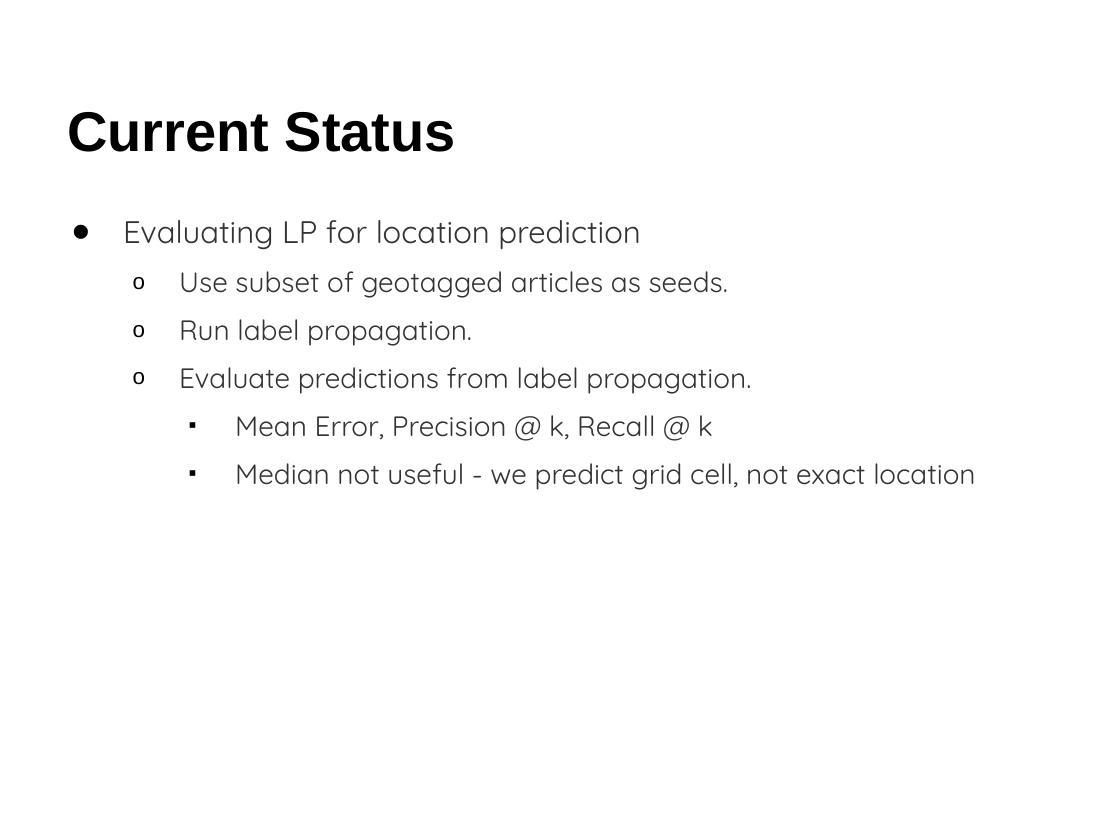
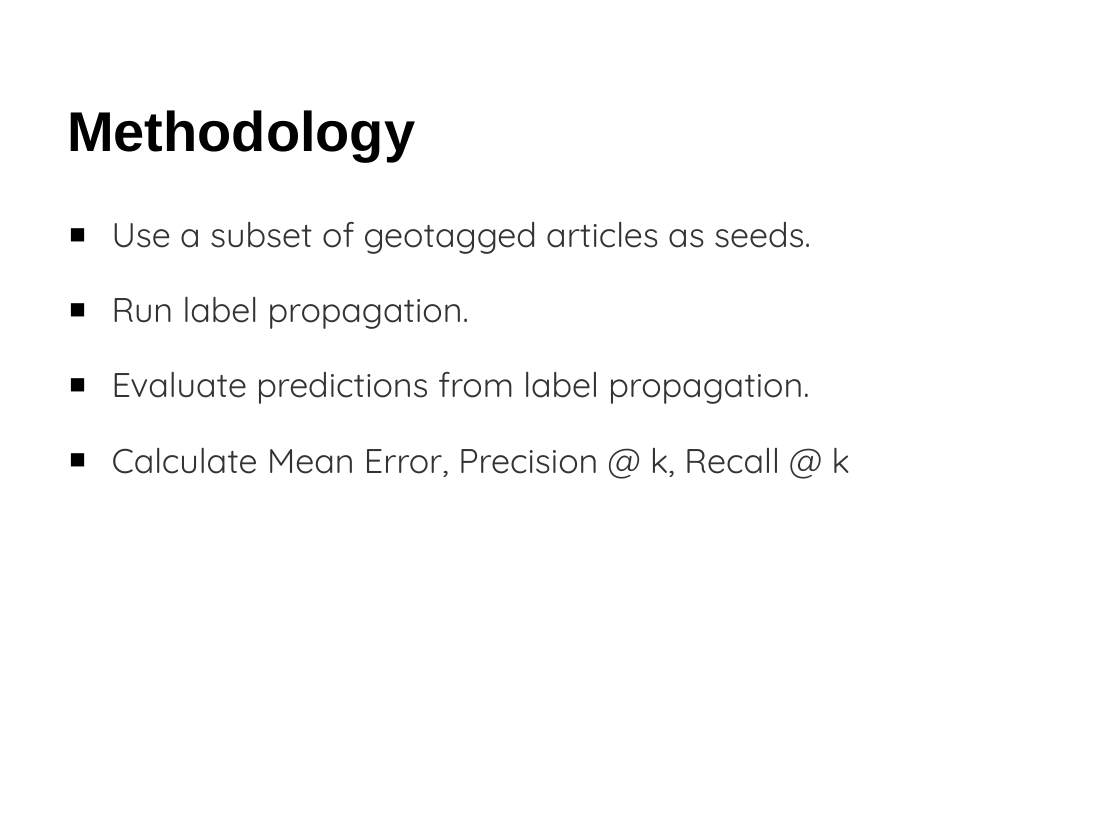
Before and after one commit to raptros/gmm-project-2012, a slide deck: slide 12 of presentation/gmm-2012-presentation.pptx. Drawn at 1120x840 pixels with LibreOffice and Linux fonts; fonts in the diff are those of the drawing. Boxes give left, top, right and bottom in pixels: in the first picture for what was removed or moved away, otherwise in the second. Text is boxed around its words. In the diff, an @@ line names an element or a change of style, - is before the commit and + after.

```diff
--- a/presentation/gmm-2012-presentation.pptx
+++ b/presentation/gmm-2012-presentation.pptx
@@ title at (67, 110, 415, 161): text changed @@
-Current Status
+Methodology
@@ text at (112, 221, 811, 254): text changed; size 18 to 22 pt @@
-• Evaluating LP for location prediction
-  o Use subset of geotagged articles as seeds.
+■ Use a subset of geotagged articles as seeds.
@@ text at (112, 296, 809, 404): size 18 to 22 pt in "Run label propagation.", "Evaluate predictions from label propagation."; bullet o to ■; list level 2 to 1 in "Run label propagation."; list level 2 to 1 in "Evaluate predictions from label propagation." @@
@@ text at (112, 447, 850, 477): text changed; size 18 to 22 pt @@
-    ▪ Mean Error, Precision @ k, Recall @ k
-    ▪ Median not useful - we predict grid cell, not exact location
+■ Calculate Mean Error, Precision @ k, Recall @ k
```
Also in this commit, not shown: 11 other slides changed, 2 slides added, 2 slides removed.
